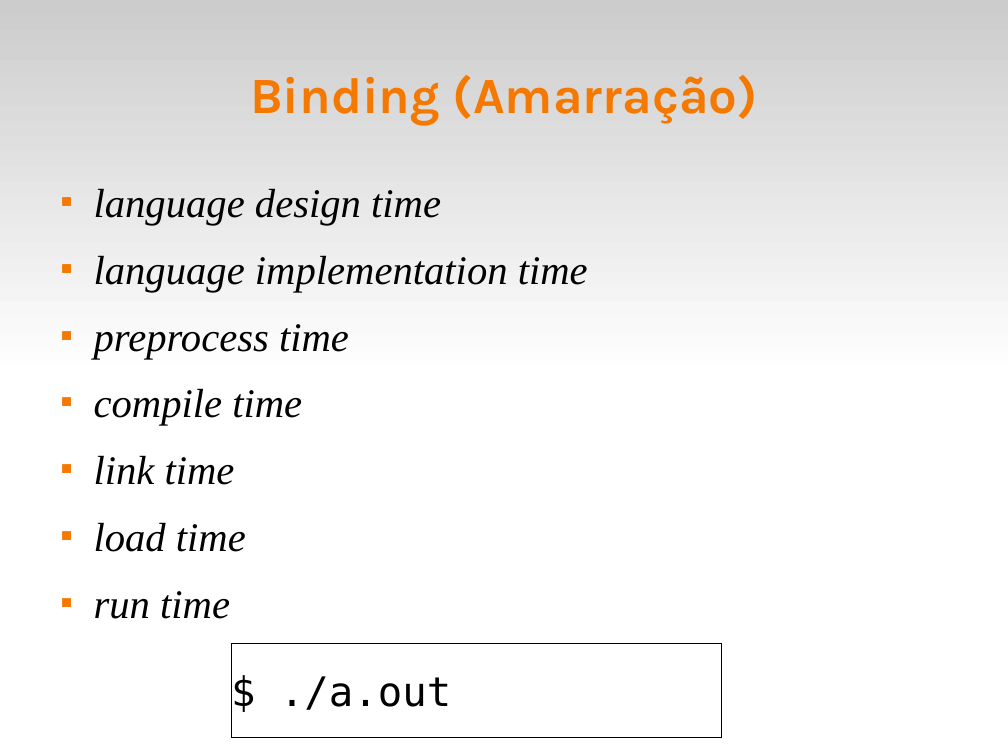
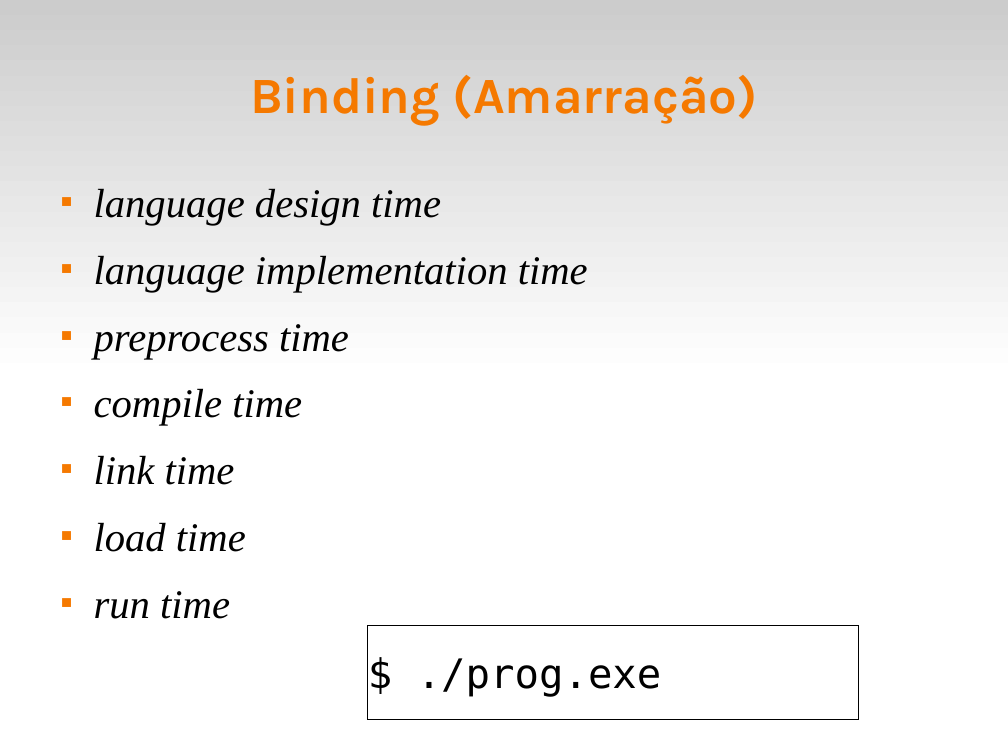
Before and after one commit to fsantanna-uerj/EDL, a slide deck: slide 18 of slides/edl-02-bindings.odp. Drawn at 1008x756 pixels with LibreOffice and Linux fonts; fonts in the diff are those of the drawing. Boxes give left, top, right and bottom in pixels: in the first picture for what was removed or moved away, otherwise in the second. Text is boxed around its words. In the diff, an @@ line names an element or a change of style, - is before the commit and + after.

```diff
--- a/slides/edl-02-bindings.odp
+++ b/slides/edl-02-bindings.odp
@@ rectangle "$ ./prog.exe": place and size @@
-rectangle "$ ./prog.exe" at <box>231,644,722,738</box>
+rectangle "$ ./prog.exe" at <box>368,626,858,720</box>
@@ text in rectangle at <box>417,658,662,697</box>: text changed @@
-$ ./a.out
+$ ./prog.exe
```
Also in this commit, not shown: 2 other slides changed, 1 other file.
